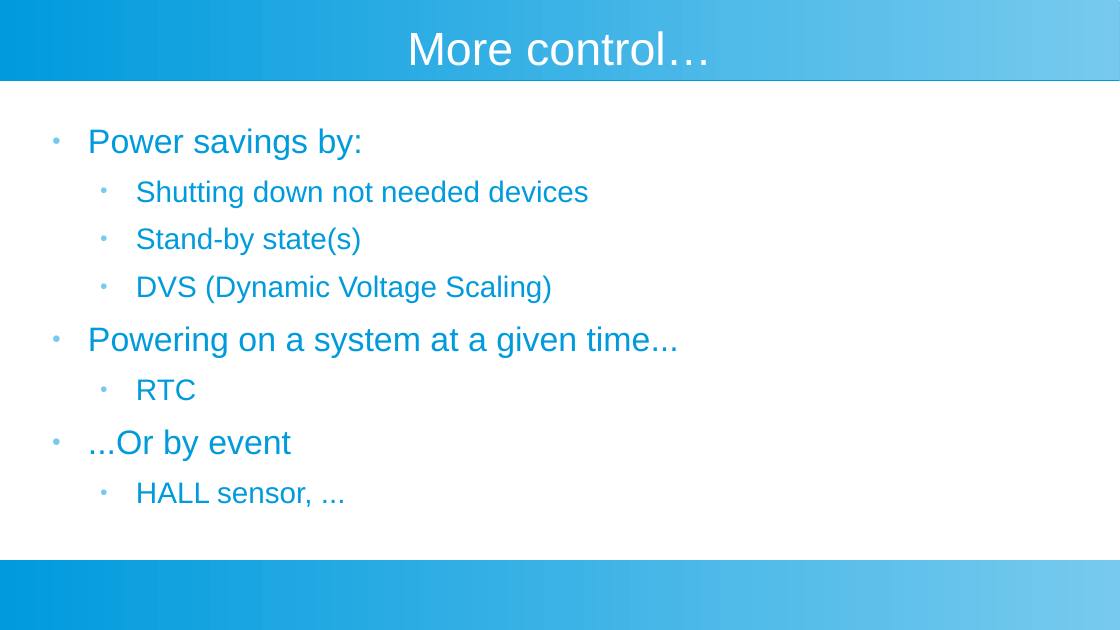
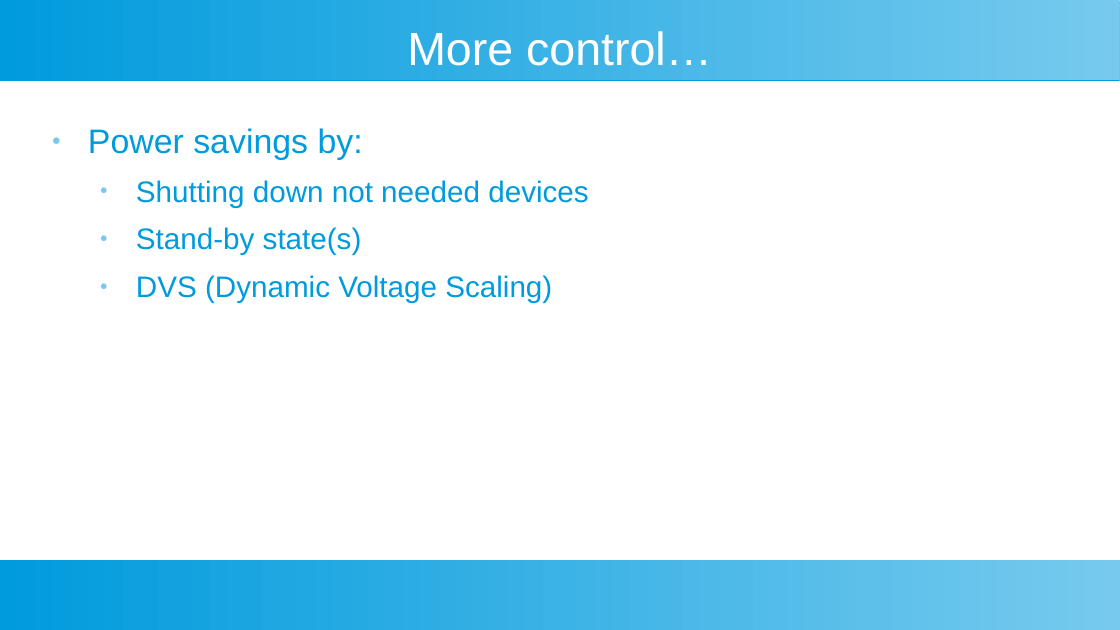
Before and after one commit to M-Vaittinen/babblings, a slide deck: slide 6 of PMIC/PMIC-babblings.odp (slide 4 before the commit). Drawn at 1120x630 pixels with LibreOffice and Linux fonts; fonts in the diff are those of the drawing. Boxes give left, top, right and bottom in pixels: in the first picture for what was removed or moved away, otherwise in the second. Text is boxed around its words. In the diff, an @@ line names an element or a change of style, - is before the commit and + after.

```diff
--- a/PMIC/PMIC-babblings.odp
+++ b/PMIC/PMIC-babblings.odp
@@ text at (x1=88, y1=326, x2=679, y2=507): paragraphs removed @@
-● Powering on a system at a given time...
-  ● RTC
-● ...Or by event
-  ● HALL sensor, ...
```
Also in this commit, not shown: 7 other slides changed, 4 slides added.
